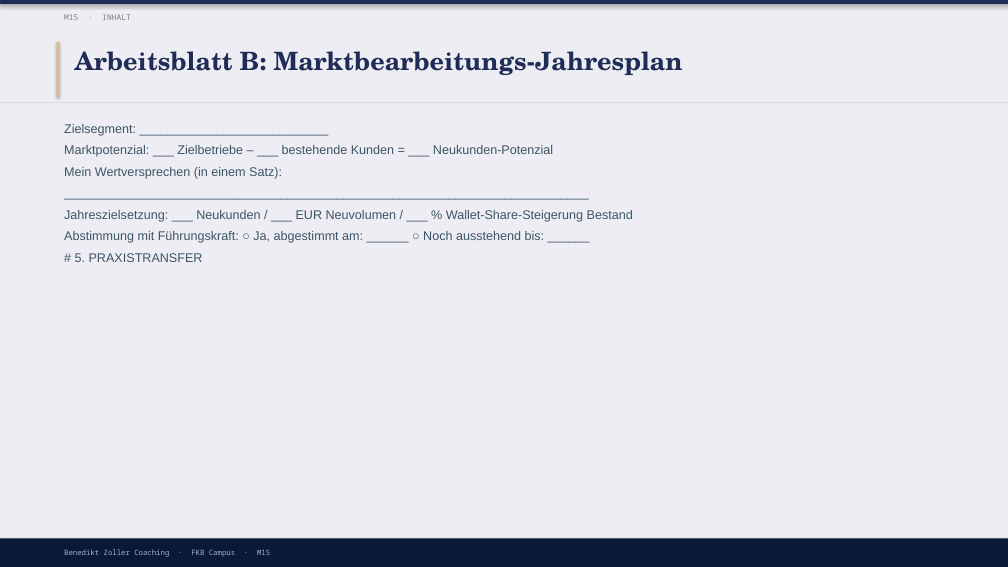
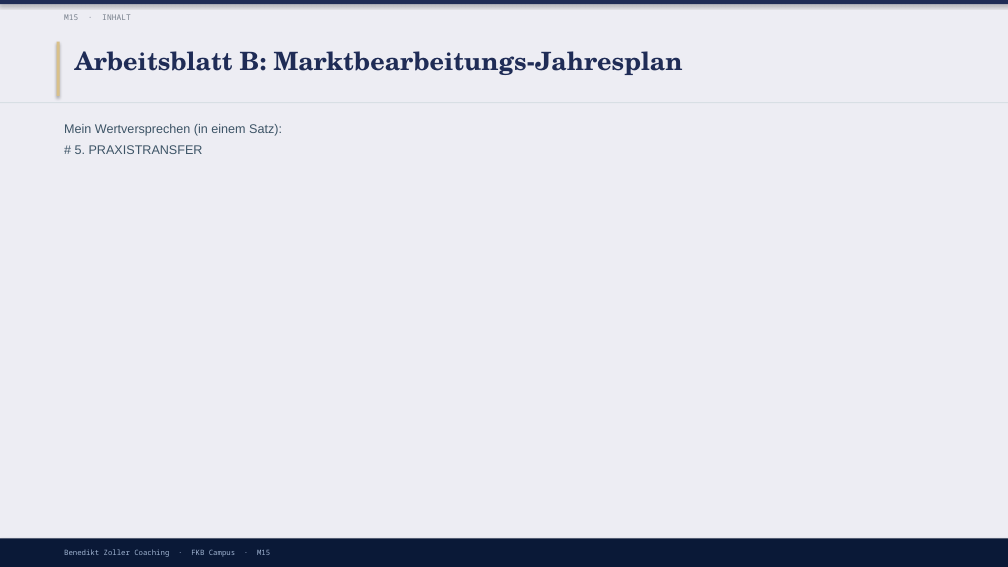
Before and after one commit to ck5rqc47pr-byte/firmenkundenakademie-online, a slide deck: slide 14 of protected-downloads/praesentation/M15.pptx (slide 13 before the commit). Drawn at 1008x567 pixels with LibreOffice and Linux fonts; fonts in the diff are those of the drawing. Boxes give left, top, right and bottom in pixels: in the first picture for what was removed or moved away, otherwise in the second. Text is boxed around its words. In the diff, an @@ line names an element or a change of style, - is before the commit and + after.

```diff
--- a/protected-downloads/praesentation/M15.pptx
+++ b/protected-downloads/praesentation/M15.pptx
@@ text at box(64, 124, 553, 157): paragraphs removed @@
-Zielsegment: ___________________________
-Marktpotenzial: ___ Zielbetriebe – ___ bestehende Kunden = ___ Neukunden-Potenzial
@@ text at box(64, 210, 633, 243): paragraphs removed @@
-___________________________________________________________________________
-Jahreszielsetzung: ___ Neukunden / ___ EUR Neuvolumen / ___ % Wallet-Share-Steigerung Bestand
-Abstimmung mit Führungskraft: ○ Ja, abgestimmt am: ______ ○ Noch ausstehend bis: ______
```
Also in this commit, not shown: 1 other slide changed, 1 slide added, 41 other files.
